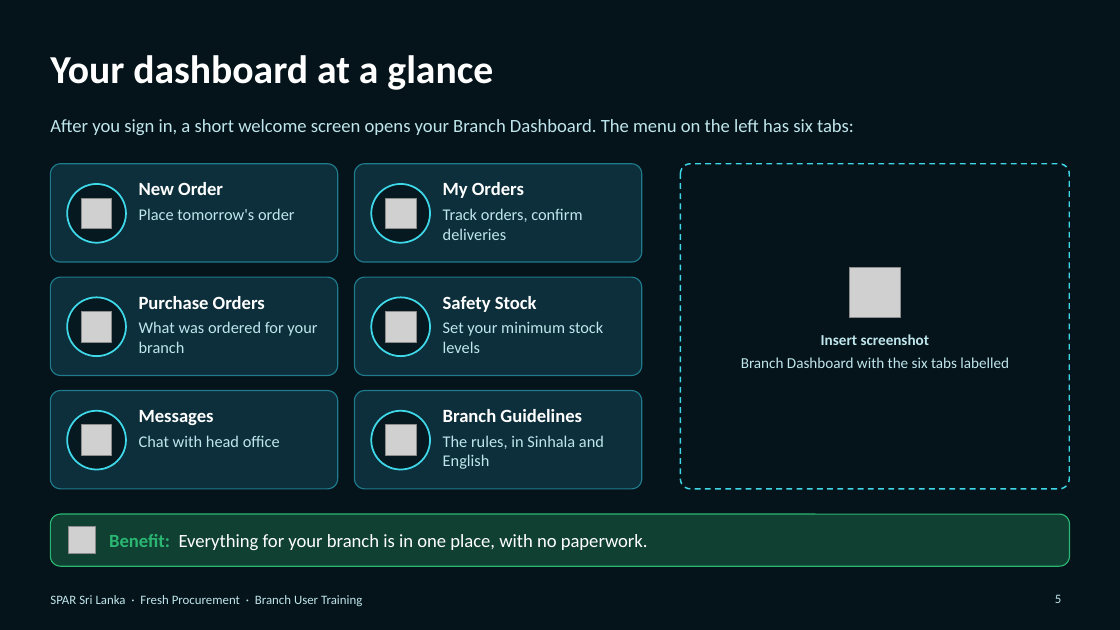
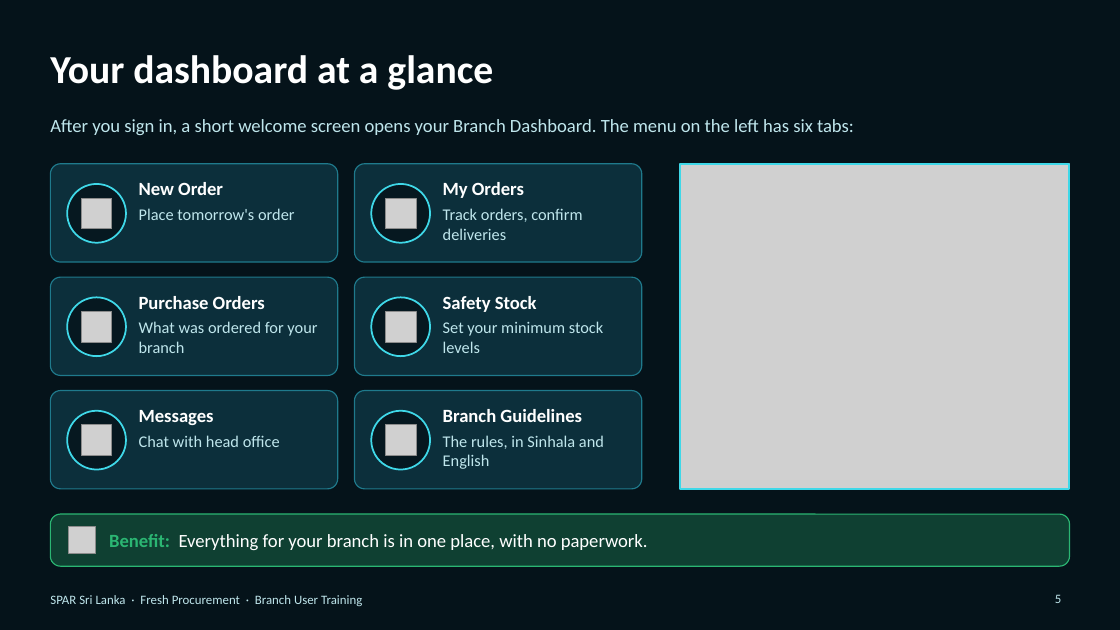
Before and after one commit to hpds4308/SPAR-Fresh-Procurement-, a slide deck: slide 5 of presentation/SPAR_Branch_User_Training_Deck.pptx. Drawn at 1120x630 pixels with LibreOffice and Linux fonts; fonts in the diff are those of the drawing; grey boxes stand for pictures; background and template pictures are left out. Boxes give left, top, right and bottom in pixels: in the first picture for what was removed or moved away, otherwise in the second. Text is boxed around its words. In the diff, an @@ line names an element or a change of style, - is before the commit and + after.

```diff
--- a/presentation/SPAR_Branch_User_Training_Deck.pptx
+++ b/presentation/SPAR_Branch_User_Training_Deck.pptx
@@ rounded rectangle removed at bbox=[681, 164, 1070, 489] @@
@@ picture added at bbox=[681, 164, 1070, 489] @@
@@ rectangle added at bbox=[681, 164, 1070, 489], outline #3FD8E8 1.5 pt @@
@@ picture removed at bbox=[850, 268, 901, 318] @@
@@ text removed at bbox=[741, 334, 1009, 368] @@
-Insert screenshot
-Branch Dashboard with the six tabs labelled
```
Also in this commit, not shown: 4 other slides changed, 2 other files.
